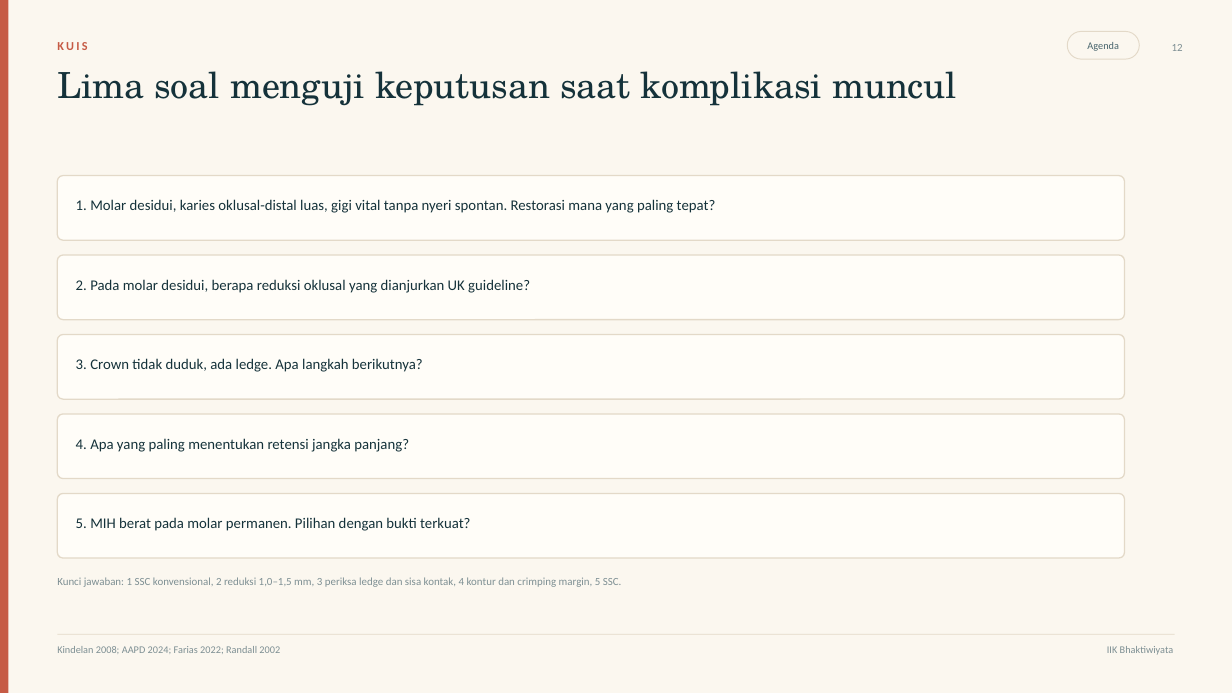
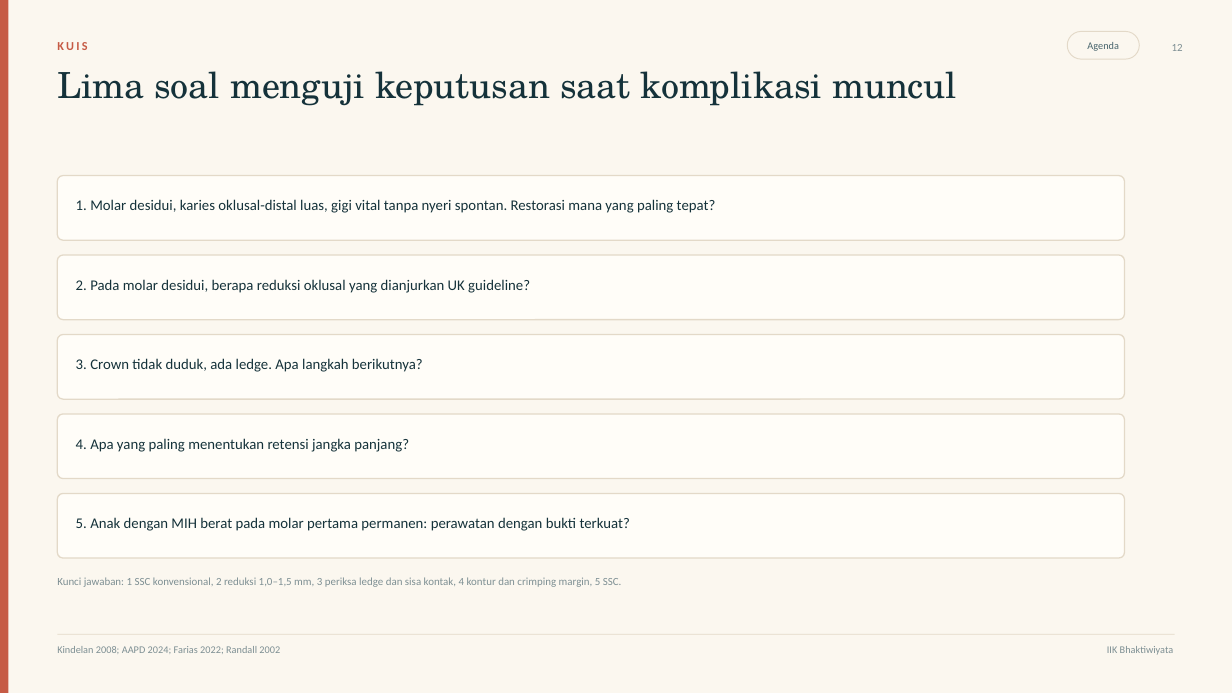
Before and after one commit to maskchanel14-source/agents, a slide deck: slide 12 of deliverables/ssc-pedodonsia/ssc-pedodonsia.pptx. Drawn at 1232x693 pixels with LibreOffice and Linux fonts; fonts in the diff are those of the drawing. Boxes give left, top, right and bottom in pixels: in the first picture for what was removed or moved away, otherwise in the second. Text is boxed around its words. In the diff, an @@ line names an element or a change of style, - is before the commit and + after.

Commit message:
Sebut MIH secara panjang pada kemunculan pertama dan jelaskan artinya di deck, kuis, dan protokol

```diff
--- a/deliverables/ssc-pedodonsia/ssc-pedodonsia.pptx
+++ b/deliverables/ssc-pedodonsia/ssc-pedodonsia.pptx
@@ text at <box>76,517,630,531</box>: text changed @@
-5. MIH berat pada molar permanen. Pilihan dengan bukti terkuat?
+5. Anak dengan MIH berat pada molar pertama permanen: perawatan dengan bukti terkuat?
```
Also in this commit, not shown: 4 other slides changed, 6 other files.
